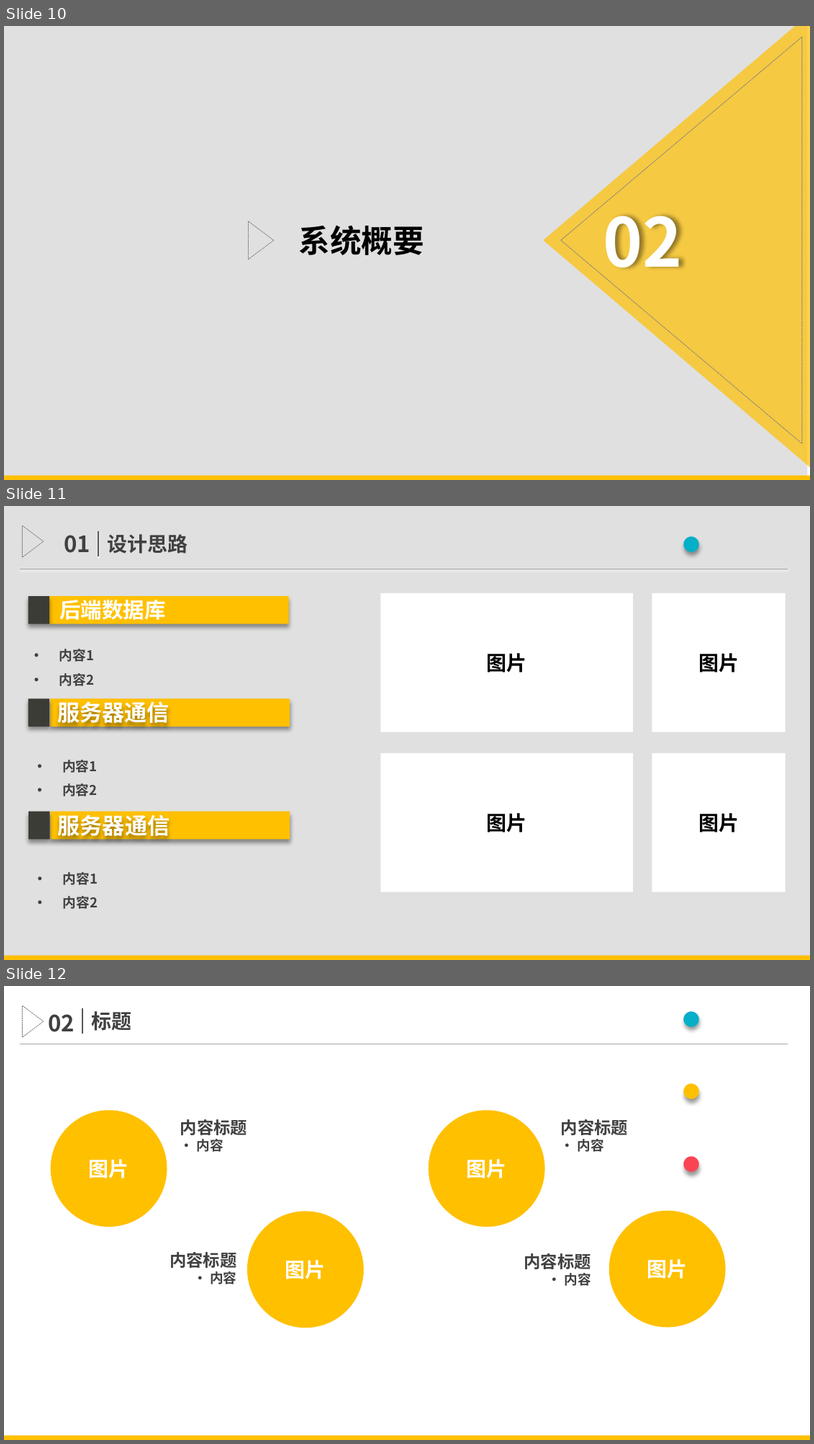
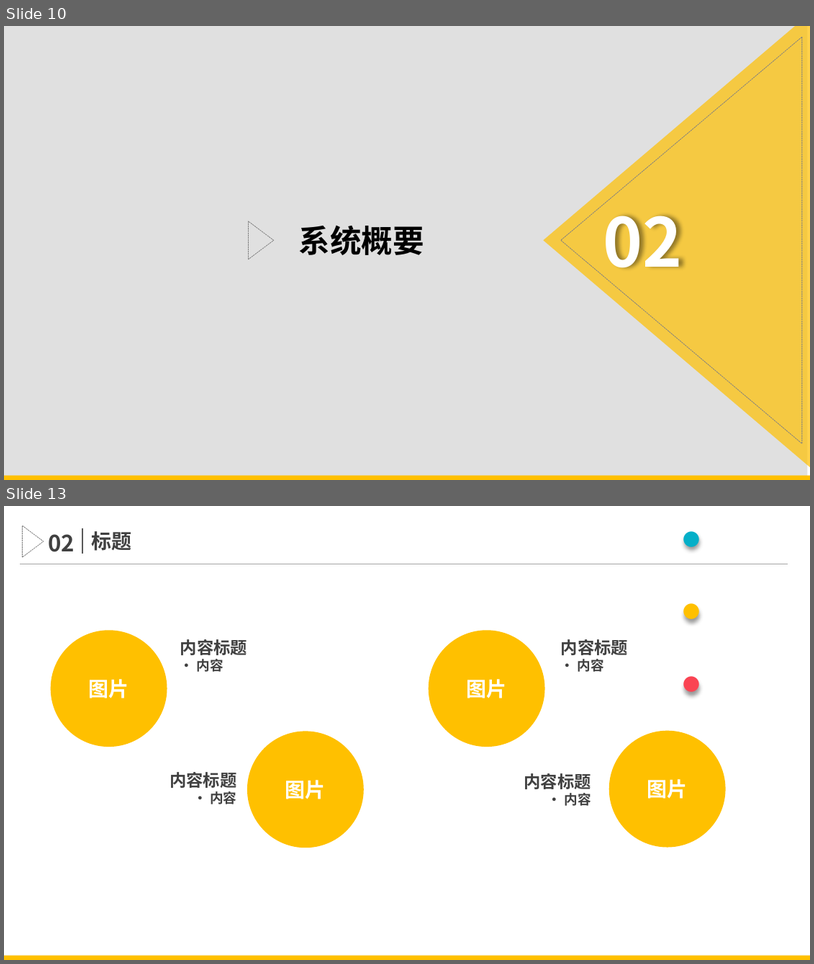
Before and after one commit to TimerChen/TrainTickets, a slide deck: Presentation/presentation.pptx. Shown one above the other, each under a label of ours: slides 10, 11 and 12 before the commit, slides 10 and 13 after it; the slides between them are not shown. The pictures are 814x1444 and 814x964 pixels, drawn with LibreOffice and Linux fonts; fonts in the diff are those of the drawing. Boxes give left, top, right and bottom in pixels: in the first picture for what was removed or moved away, otherwise in the second. Text is boxed around its words. In the diff, an @@ line names an element or a change of style, - is before the commit and + after.

```diff
--- a/Presentation/presentation.pptx
+++ b/Presentation/presentation.pptx
@@ slide 11 removed at bbox=[4, 506, 810, 960], background #FFFFFF @@
@@ rectangle removed at bbox=[4, 506, 810, 960] @@
@@ flow chart merge removed at bbox=[22, 525, 43, 557] @@
@@ text removed at bbox=[654, 506, 787, 584] @@
-· · ·
@@ text removed at bbox=[64, 535, 90, 553] @@
-01
@@ line removed from (98, 556) to (98, 531) @@
@@ text removed at bbox=[108, 534, 188, 554] @@
-设计思路
@@ line removed from (20, 569) to (788, 569) @@
@@ rectangle removed at bbox=[28, 596, 50, 625] @@
@@ rectangle removed at bbox=[50, 596, 289, 625] @@
@@ text removed at bbox=[59, 600, 165, 624] @@
-后端数据库
@@ rectangle removed at bbox=[381, 593, 633, 732] @@
-图片
@@ rectangle removed at bbox=[652, 593, 785, 732] @@
-图片
@@ text removed at bbox=[59, 649, 94, 686] @@
-• 内容1
-• 内容2
@@ rectangle removed at bbox=[28, 699, 50, 727] @@
@@ rectangle removed at bbox=[50, 699, 289, 727] @@
@@ text removed at bbox=[57, 701, 170, 727] @@
-服务器通信
@@ text removed at bbox=[62, 759, 97, 796] @@
-• 内容1
-• 内容2
@@ rectangle removed at bbox=[381, 753, 633, 891] @@
-图片
@@ rectangle removed at bbox=[652, 753, 785, 891] @@
-图片
@@ rectangle removed at bbox=[28, 811, 50, 839] @@
@@ rectangle removed at bbox=[51, 811, 291, 839] @@
@@ text removed at bbox=[58, 811, 170, 839] @@
-服务器通信
@@ text removed at bbox=[63, 872, 98, 908] @@
-• 内容1
-• 内容2
@@ rectangle removed at bbox=[4, 955, 810, 960] @@
@@ what was slide 12 is now slide 13 @@
```
Also in this commit, not shown: 1 slide changed, 2 slides added, 10 other files.
